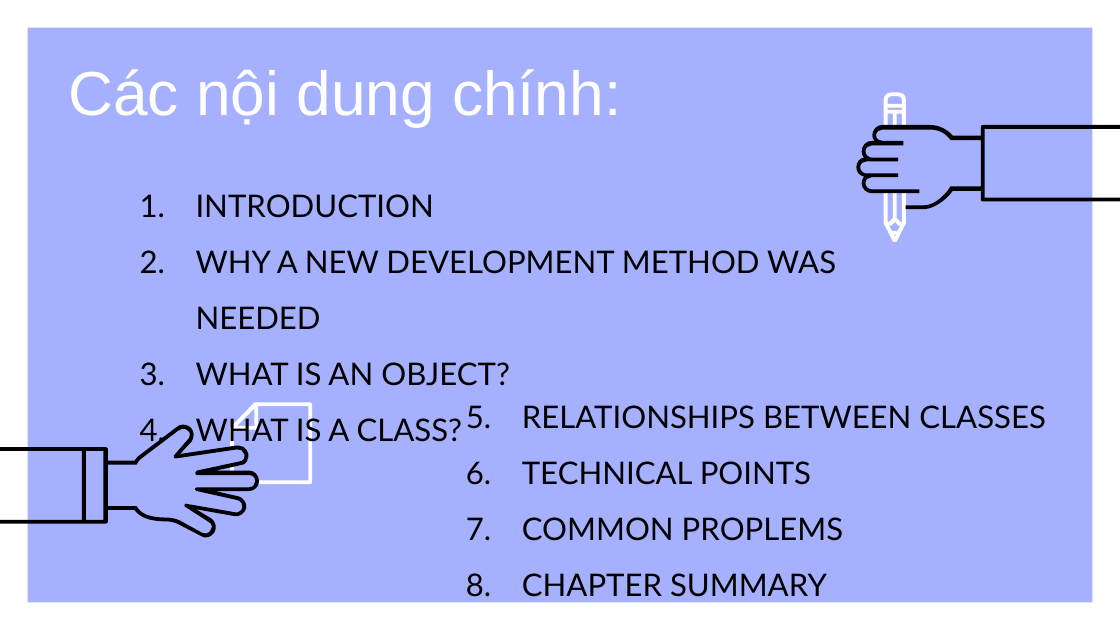
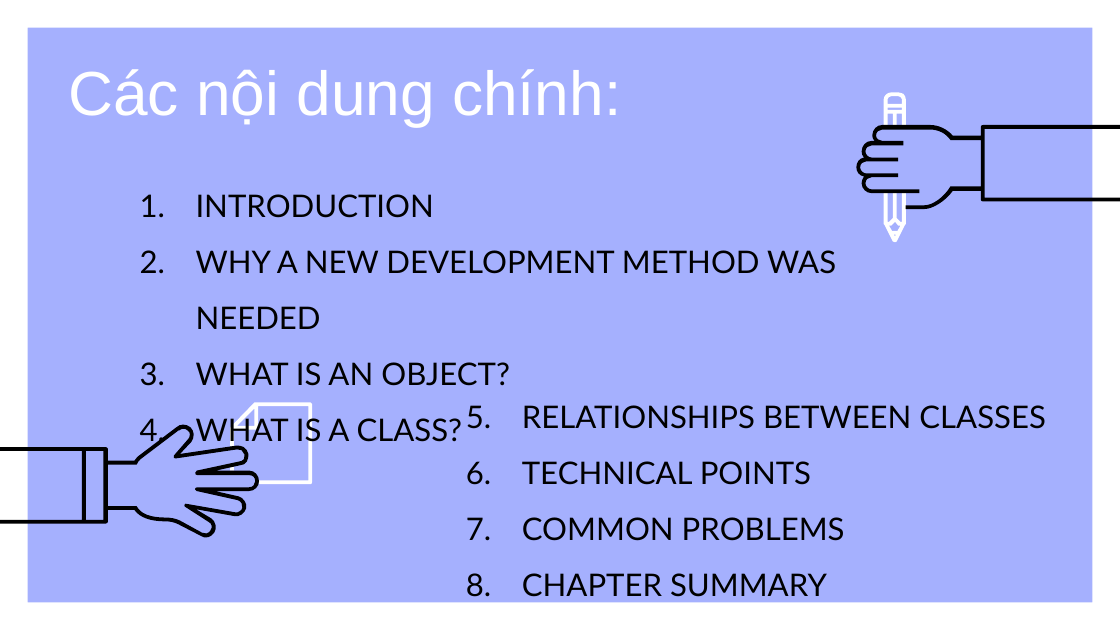
Before and after one commit to VoLeKhanhDuy/XDPM_HDT, a slide deck: slide 3 of chuong 4.pptx. Drawn at 1120x630 pixels with LibreOffice and Linux fonts; fonts in the diff are those of the drawing. Boxes give left, top, right and bottom in pixels: in the first picture for what was removed or moved away, otherwise in the second. Text is boxed around its words. In the diff, an @@ line names an element or a change of style, - is before the commit and + after.

```diff
--- a/chuong 4.pptx
+++ b/chuong 4.pptx
@@ text at <box>522,517,845,541</box>: text changed @@
-7. COMMON PROPLEMS
+7. COMMON PROBLEMS
```
Also in this commit, not shown: 1 other slide changed, 2 other files.
